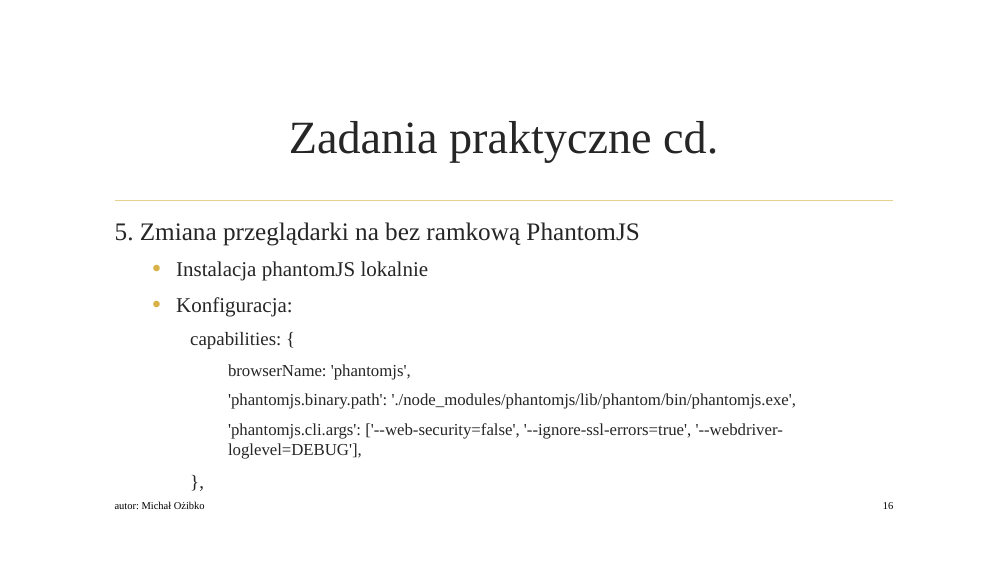
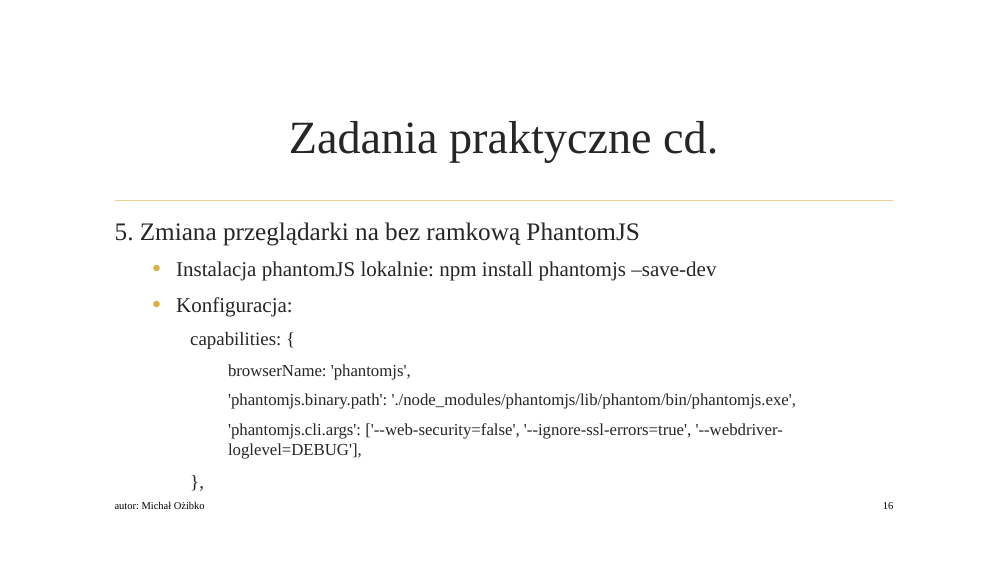
Before and after one commit to qadevpl/repo, a slide deck: slide 16 of JSRestApi/WarsztatQA.pptx. Drawn at 1008x567 pixels with LibreOffice and Linux fonts; fonts in the diff are those of the drawing; background and template pictures are left out. Boxes give left, top, right and bottom in pixels: in the first picture for what was removed or moved away, otherwise in the second. Text is boxed around its words. In the diff, an @@ line names an element or a change of style, - is before the commit and + after.

```diff
--- a/JSRestApi/WarsztatQA.pptx
+++ b/JSRestApi/WarsztatQA.pptx
@@ text at (176,261,716,281): text changed @@
-  • Instalacja phantomJS lokalnie
+  • Instalacja phantomJS lokalnie: npm install phantomjs –save-dev
```
Also in this commit, not shown: 3 other slides changed, 1 other file.
